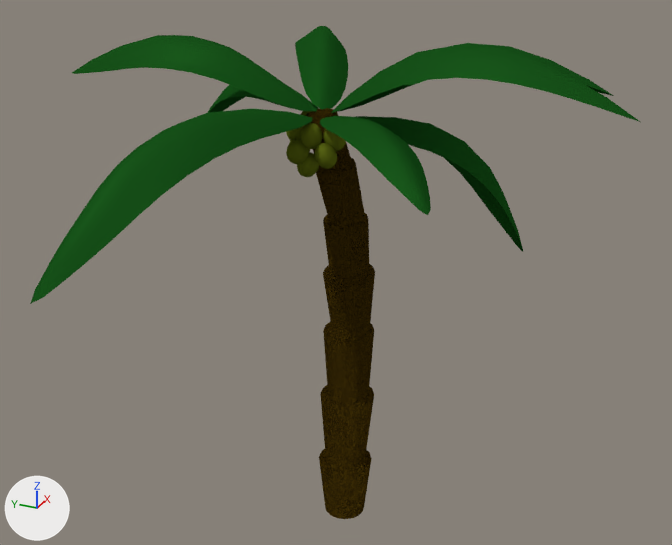
Renders of the Blender file 01-Models/mt-palm.blend from each side of a commit.
Both versions are drawn from a camera (50 mm lens) standing at (-5.1, -2.23, 2.72) and looking at (-0.21, -0.03, 0.28). Every picture has the same lights, and +X, +Y and +Z are marked at lower left.
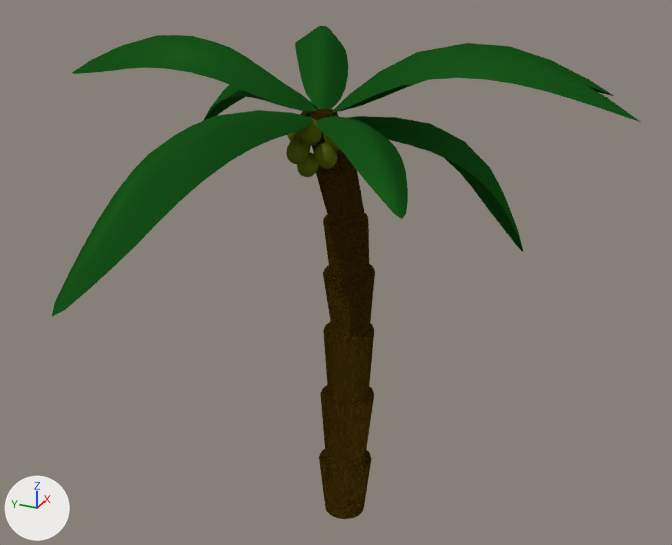
What differs and where, as boxes [x1, y1, x2, y2] in the pictures (672 x 545 px; the box of a moved part takes in the faces that stretch with it):
'Plane.000', reshaped
    before: [30, 26, 640, 304]
    after: [52, 26, 640, 316]
'Sphere', moved
    before: [300, 123, 322, 149]
    after: [300, 119, 322, 146]
part 1 of me_plane_000, moved or reshaped
    before: [30, 109, 312, 304]
    after: [52, 110, 314, 316]
part 2 of me_plane_000, moved or reshaped
    before: [320, 116, 431, 215]
    after: [316, 116, 408, 219]

Diff of the bpy script that builds the scene:
```diff
--- a/01-Models/mt-palm.blend.py
+++ b/01-Models/mt-palm.blend.py
@@ me_plane_000 @@
 me_plane_000.from_pydata(...)  # 184 vertices, 160 faces; spans x -3.04..2.8, y -2.25..2.98, z -1.58..0.99
 # used by ob_plane_000; location = (-0.146, 0.091, 1.238); rotation_euler = (0.0433, -0.0605, 1.486), in degrees (2.5, -3.5, 85); scale = (0.641, 0.641, 0.641)
+# me_plane_000 part 1: the loose piece of 23 vertices spanning x -0.07..0.98, y -0.02..2.98, z -1.18..0.27 is multiplied about the mesh origin by the matrix ((0.995, -0.103, 0.005), (0.104, 0.995, -0.006), (-0.004, 0.007, 1.0))
+# me_plane_000 part 2: the loose piece of 23 vertices spanning x -1.71..0.01, y -0.01..1.3, z -0.23..0.27 is multiplied about the mesh origin by the matrix ((0.994, 0.105, -0.004), (-0.105, 0.994, 0.007), (0.005, -0.006, 1.0))
 me_plane_000.materials.append(mat_leaf)
@@ ob_sphere @@
 ob_sphere = bpy.data.objects.new('Sphere', me_sphere)
-ob_sphere.location = (-0.288, 0.099, 1.168)
+ob_sphere.location = (-0.288, 0.099, 1.191)
 ob_sphere.rotation_euler = (0.0, 0.141, 0.0)  # degrees (0, 8.1, 0)
```
